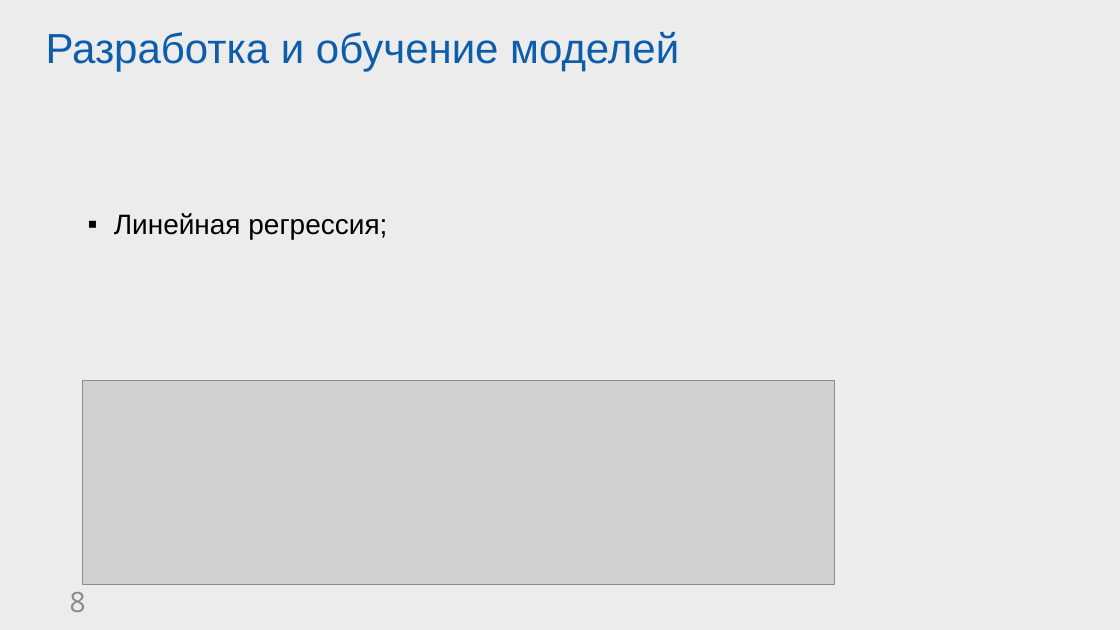
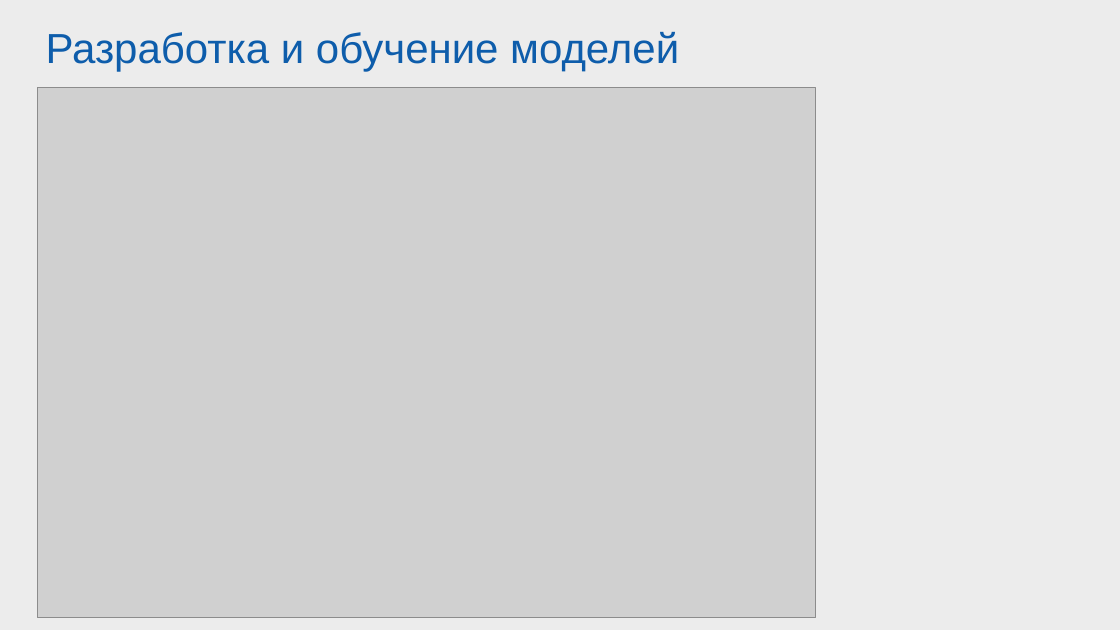
Before and after one commit to RenneTaggere/VKR_wonderfull_NO_git, a slide deck: slide 8 of Презентация_ВКР.pptx. Drawn at 1120x630 pixels with LibreOffice and Linux fonts; fonts in the diff are those of the drawing; grey boxes stand for pictures; background and template pictures are left out. Boxes give left, top, right and bottom in pixels: in the first picture for what was removed or moved away, otherwise in the second. Text is boxed around its words. In the diff, an @@ line names an element or a change of style, - is before the commit and + after.

```diff
--- a/Презентация_ВКР.pptx
+++ b/Презентация_ВКР.pptx
@@ picture added at (37,87,816,618) @@
@@ text removed at (114,213,387,240) @@
-  ▪ Линейная регрессия;
@@ picture removed at (82,381,835,585) @@
```
Also in this commit, not shown: 1 other slide changed, 2 other files.
